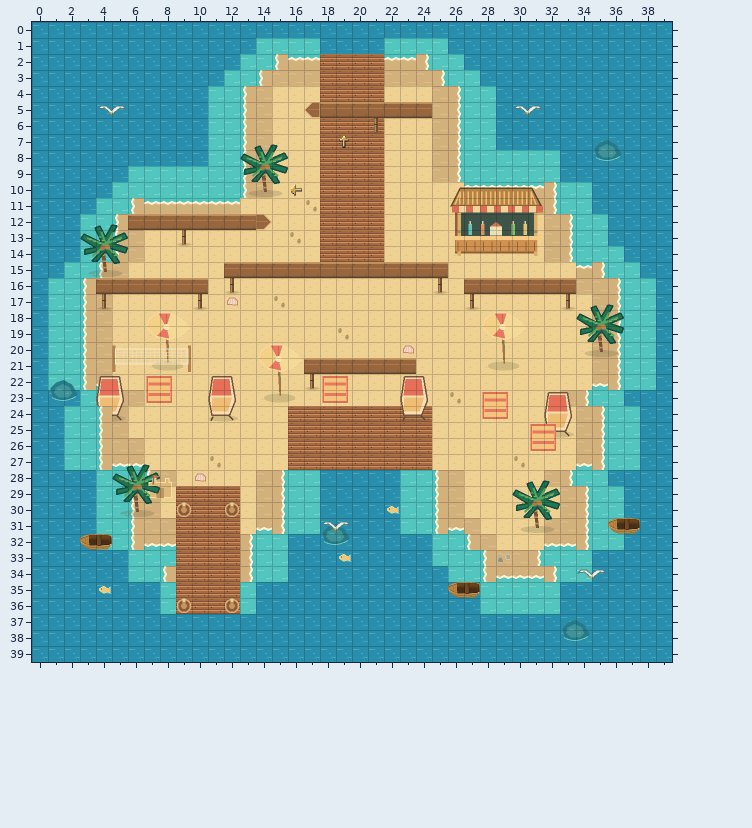
Two versions of a level (Tiled map (JSON), maps/constellation-shore.tmj). Above: the version before the commit.
Cells are 32x32 px. Shown: x 0..39, y 0..39.
Now the later version:
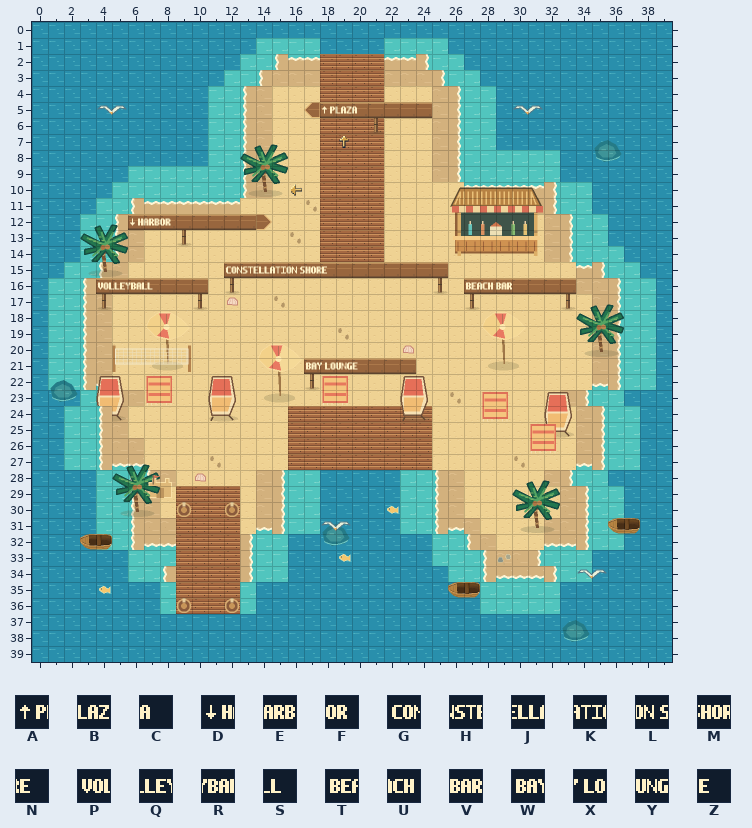
Key: from "standing-captions": A 0, B 1, C 2, D 7, E 8, F 9, G 16, H 17, J 18, K 19, L 20, M 21, N 22, P 32, Q 33, R 34, S 35, T 39, U 40, V 41, W 48, X 49, Y 50, Z 51.
_ is an empty cell, . an unchanged one.
Tiles of an added or newly shown layer are drawn over the layers below it.
Log entry: Render coastal sign captions above their standing boards
Change:
--- layer "standing-caption-plaza-return-" (added)
@@ x 18..20 @@
- 5 ___
+ 5 ABC
--- layer "standing-caption-harbor-return" (added)
@@ x 6..8 @@
-12 ___
+12 DEF
--- layer "standing-caption-shore-title" (added)
@@ x 12..18 @@
-15 _______
+15 GHJKLMN
--- layer "standing-caption-games-pocket-" (added)
@@ x 4..7 @@
-16 ____
+16 PQRS
--- layer "standing-caption-picnic-pocket" (added)
@@ x 27..29 @@
-16 ___
+16 TUV
--- layer "standing-caption-lounge-pocket" (added)
@@ x 17..20 @@
-21 ____
+21 WXYZ
